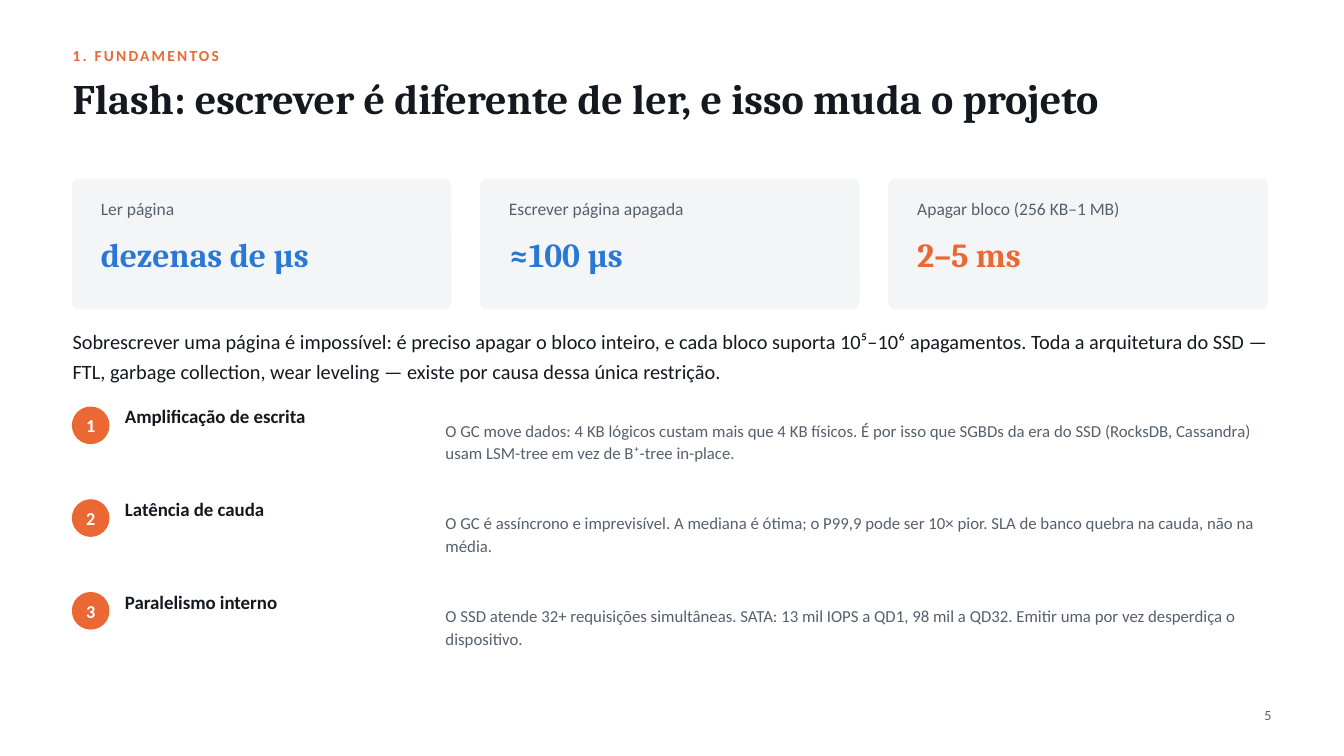
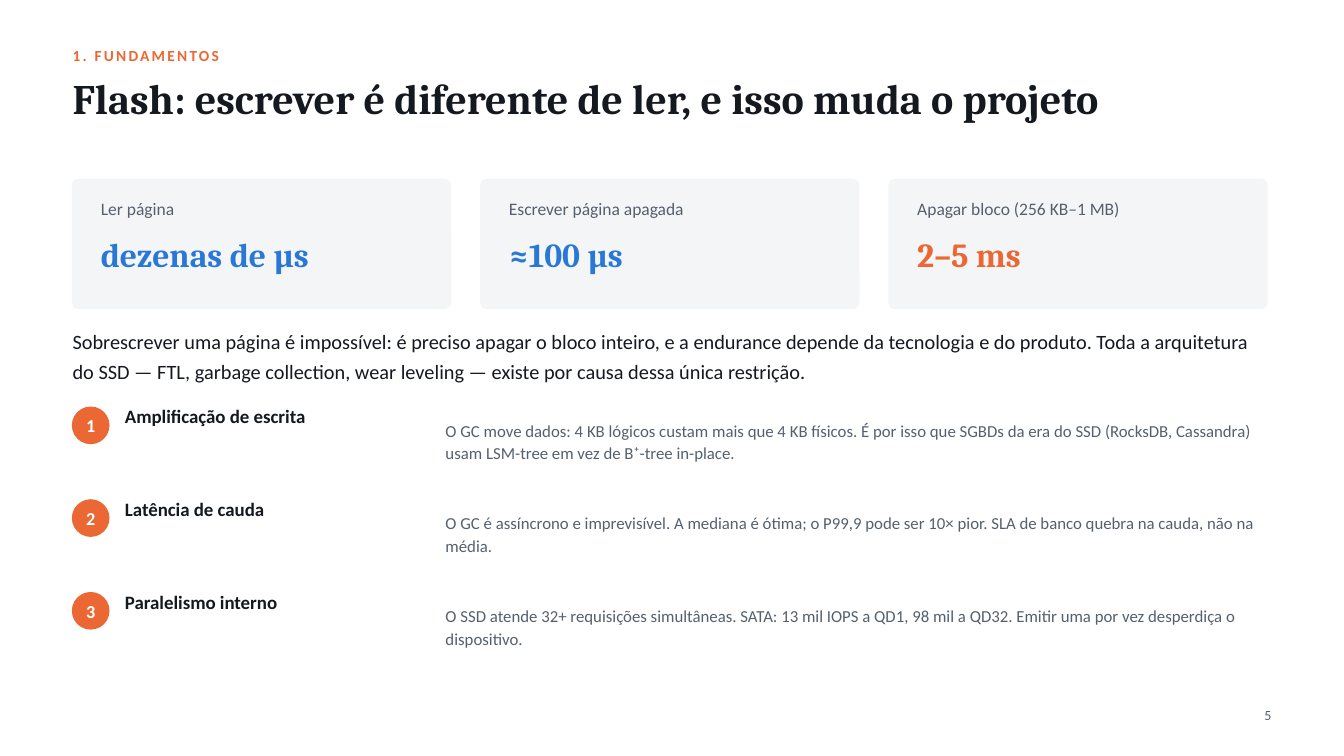
Before and after one commit to guilherme-hu/Trabalho-CBD, a slide deck: slide 6 of Storage e Interfaces/Slides_Armazenamento_SBD.pptx. Drawn at 1344x756 pixels with LibreOffice and Linux fonts; fonts in the diff are those of the drawing. Boxes give left, top, right and bottom in pixels: in the first picture for what was removed or moved away, otherwise in the second. Text is boxed around its words. In the diff, an @@ line names an element or a change of style, - is before the commit and + after.

```diff
--- a/Storage e Interfaces/Slides_Armazenamento_SBD.pptx
+++ b/Storage e Interfaces/Slides_Armazenamento_SBD.pptx
@@ text at (73, 335, 1248, 383): text changed @@
-Sobrescrever uma página é impossível: é preciso apagar o bloco inteiro, e cada bloco suporta 10⁵–10⁶ apagamentos. Toda a arquitetura do SSD — FTL, garbage collection, wear leveling — existe por causa dessa única restrição.
+Sobrescrever uma página é impossível: é preciso apagar o bloco inteiro, e a endurance depende da tecnologia e do produto. Toda a arquitetura do SSD — FTL, garbage collection, wear leveling — existe por causa dessa única restrição.
```
Also in this commit, not shown: 18 other slides changed, 4 slides removed, 19 other files.
